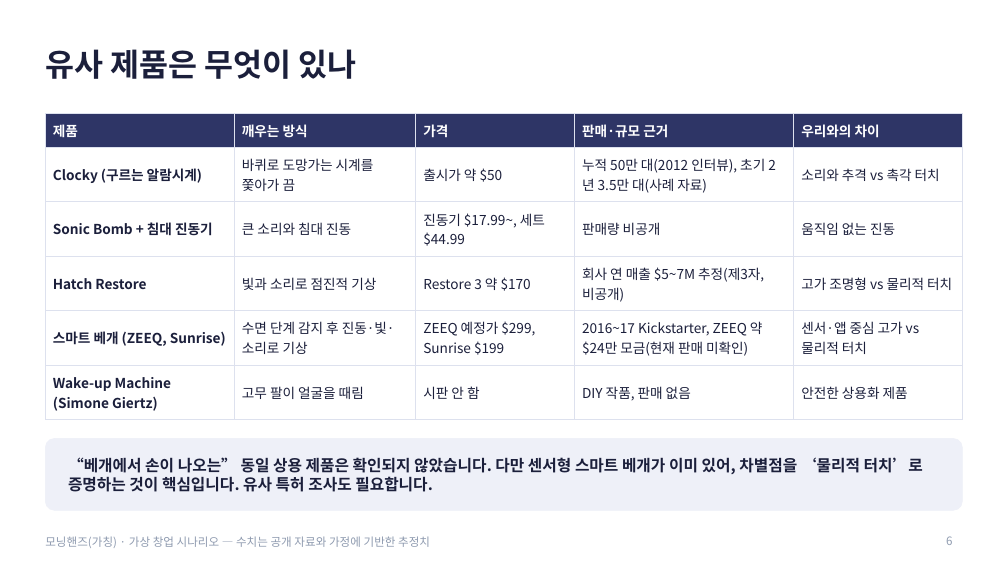
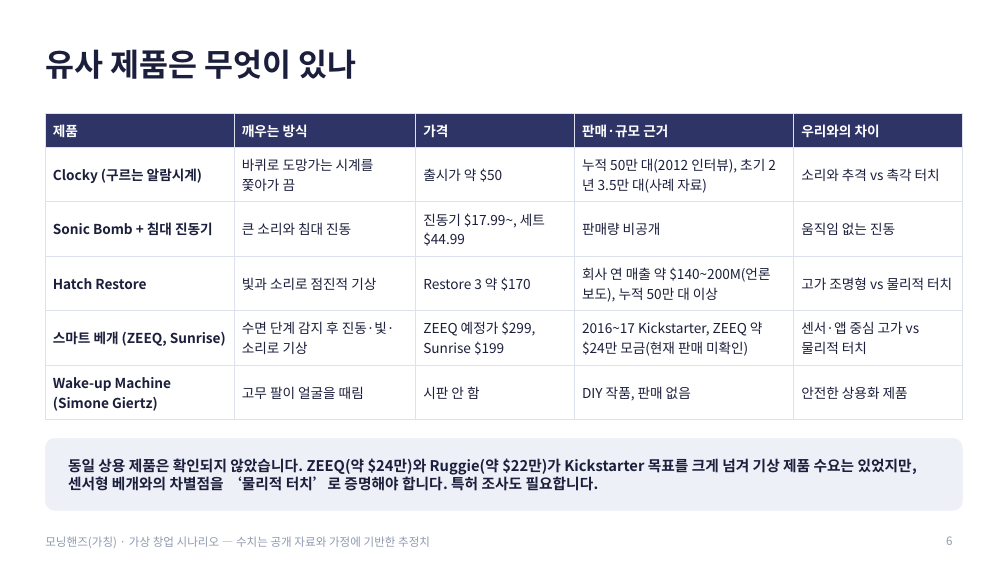
Before and after one commit to g975682-source/-, a slide deck: slide 6 of MorningHands_Business_Analysis.pptx. Drawn at 1008x567 pixels with LibreOffice and Linux fonts; fonts in the diff are those of the drawing. Boxes give left, top, right and bottom in pixels: in the first picture for what was removed or moved away, otherwise in the second. Text is boxed around its words. In the diff, an @@ line names an element or a change of style, - is before the commit and + after.

```diff
--- a/MorningHands_Business_Analysis.pptx
+++ b/MorningHands_Business_Analysis.pptx
@@ table at [45,113,963,415] @@
-row 4, column 4: 회사 연 매출 $5~7M 추정(제3자, 비공개)
+row 4, column 4: 회사 연 매출 약 $140~200M(언론 보도), 누적 50만 대 이상
@@ text at [68,458,917,491]: text changed; size 15 to 14 pt @@
-“베개에서 손이 나오는” 동일 상용 제품은 확인되지 않았습니다. 다만 센서형 스마트 베개가 이미 있어, 차별점을 ‘물리적 터치’로 증명하는 것이 핵심입니다. 유사 특허 조사도 필요합니다.
+동일 상용 제품은 확인되지 않았습니다. ZEEQ(약 $24만)와 Ruggie(약 $22만)가 Kickstarter 목표를 크게 넘겨 기상 제품 수요는 있었지만, 센서형 베개와의 차별점을 ‘물리적 터치’로 증명해야 합니다. 특허 조사도 필요합니다.
```
Also in this commit, not shown: 10 other slides changed.
